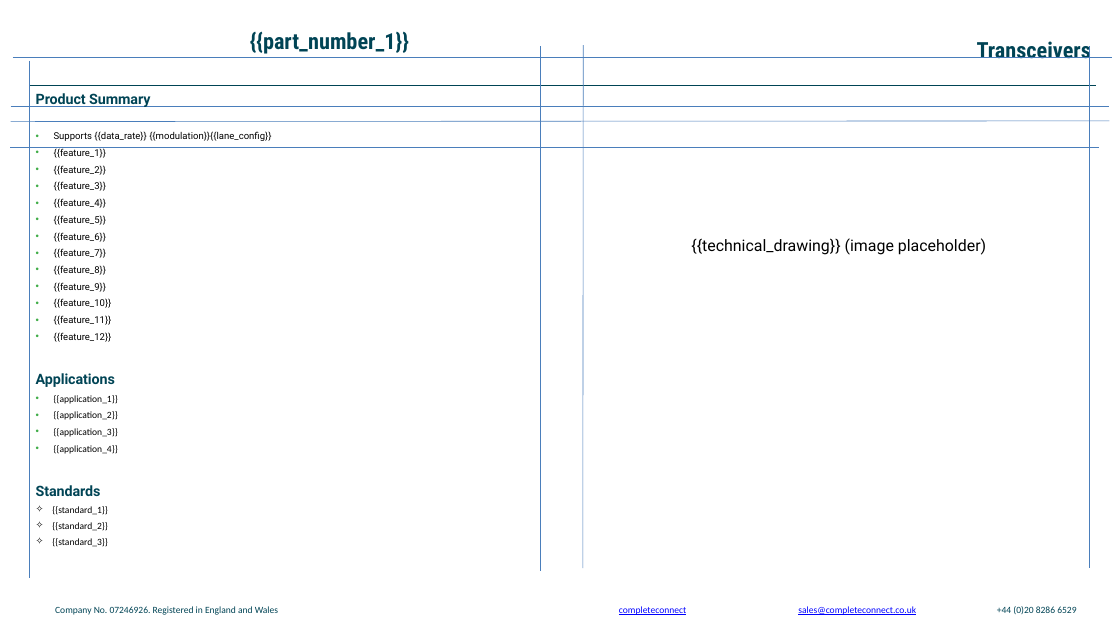
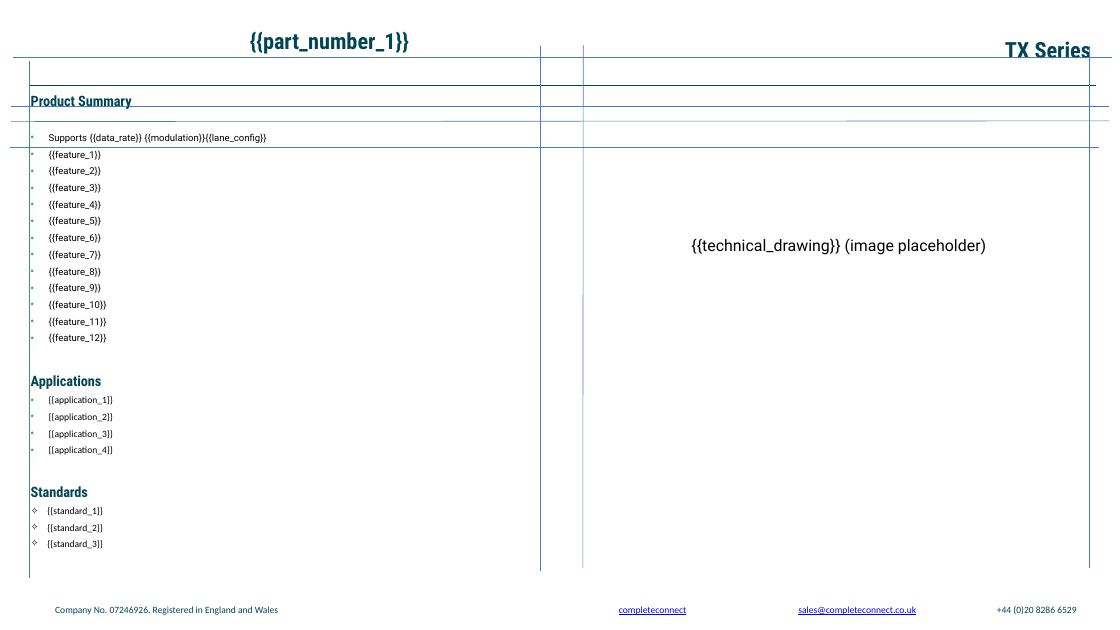
Before and after one commit to Sofiavenizelos/pptx-filler, a slide deck: slide 1 of template.pptx. Drawn at 1120x630 pixels with LibreOffice and Linux fonts; fonts in the diff are those of the drawing; background and template pictures are left out. Boxes give left, top, right and bottom in pixels: in the first picture for what was removed or moved away, otherwise in the second. Text is boxed around its words. In the diff, an @@ line names an element or a change of style, - is before the commit and + after.

```diff
--- a/template.pptx
+++ b/template.pptx
@@ text at (1005,41,1091,64): text changed @@
-Transceivers
+TX Series
@@ text at (31,95,131,497): font Roboto to Roboto Condensed in "Product Summary", "Applications", "Standards" @@
```
Also in this commit, not shown: 9 other slides changed, 1 other file.
